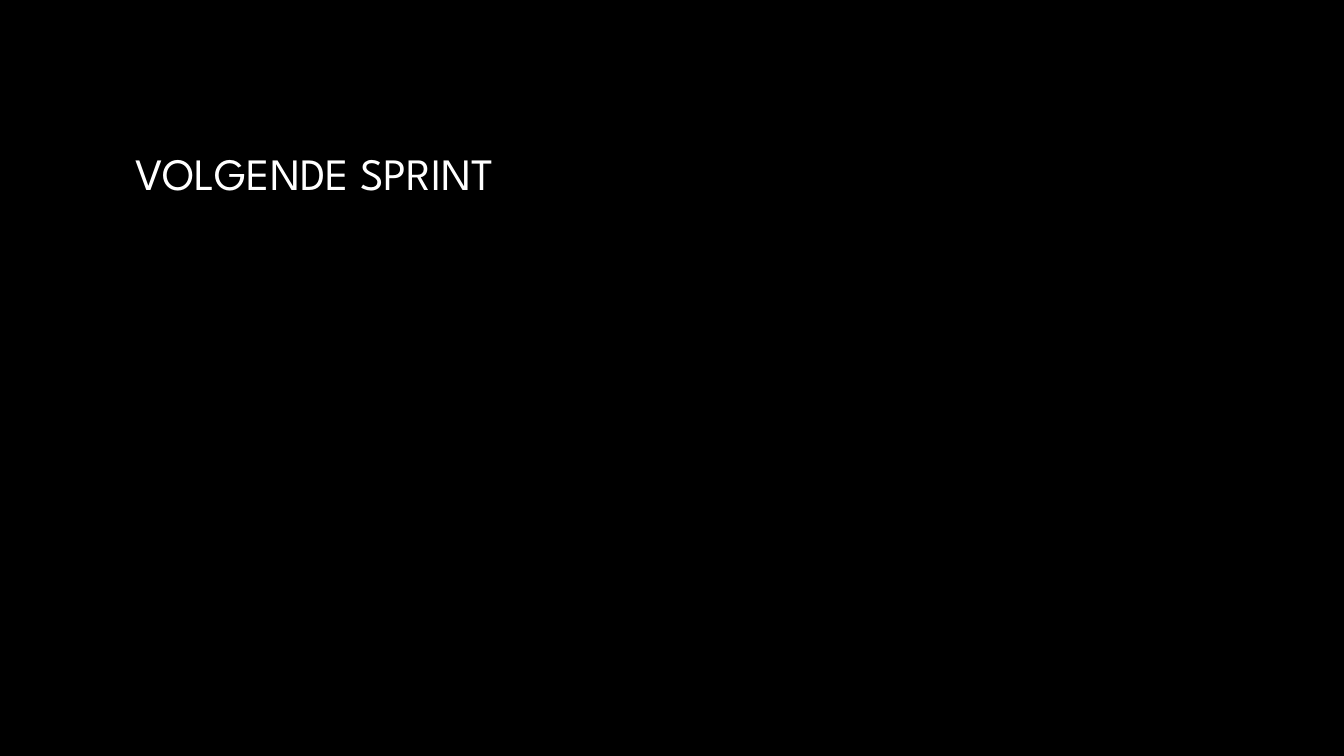
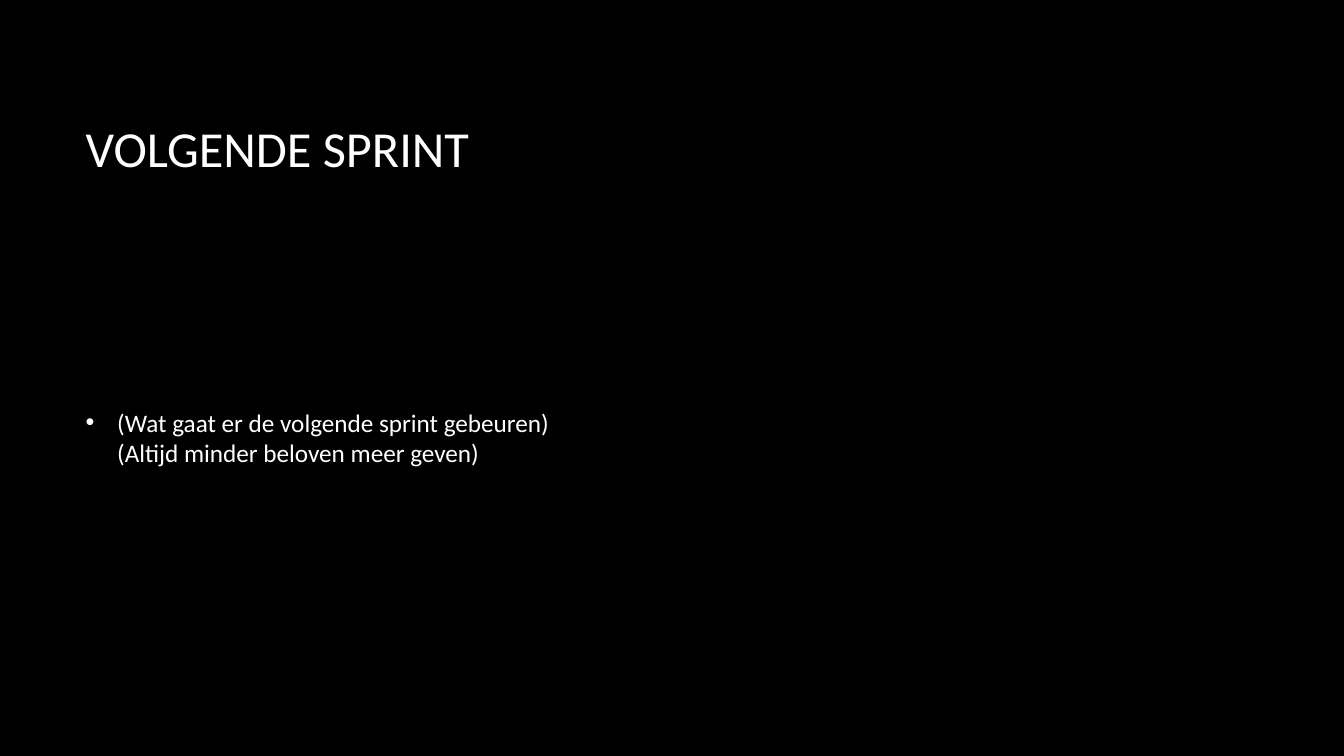
Before and after one commit to Matthijs-Hart/Project-5-6---Floating-Farm, a slide deck: slide 8 of Presentaties/Template Sprint Reviews.pptx. Drawn at 1344x756 pixels with LibreOffice and Linux fonts; fonts in the diff are those of the drawing; background and template pictures are left out. Boxes give left, top, right and bottom in pixels: in the first picture for what was removed or moved away, otherwise in the second. Text is boxed around its words. In the diff, an @@ line names an element or a change of style, - is before the commit and + after.

Commit message:
Presentatie template herschreven, presentatie sprint 4 aangemaakt en deels ingevuld + aanpassingen gebruikersonderzoek

```diff
--- a/Presentaties/Template Sprint Reviews.pptx
+++ b/Presentaties/Template Sprint Reviews.pptx
@@ title "VOLGENDE SPRINT": place and size @@
-title "VOLGENDE SPRINT" at (136, 160, 494, 191)
+title "VOLGENDE SPRINT" at (86, 134, 469, 168)
@@ title "VOLGENDE SPRINT" at (86, 134, 469, 168): size 32 to 36 pt, font League Spartan to Calibri, text colour gradient #FFFFFF to #A6A6A6 to #FFFFFF @@
@@ text added at (117, 413, 549, 467), 18 pt, text #FFFFFF @@
+• (Wat gaat er de volgende sprint gebeuren)
+  (Altijd minder beloven meer geven)
```
Also in this commit, not shown: 4 other slides changed, 4 slides added, 4 slides removed, 3 other files.
